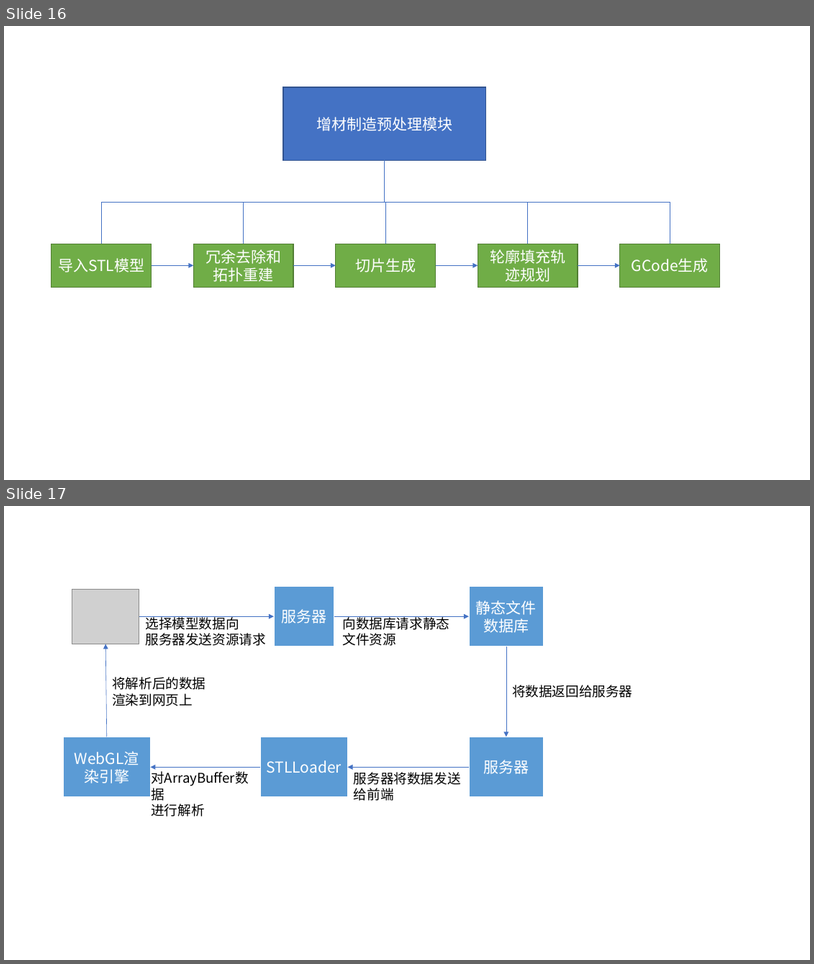
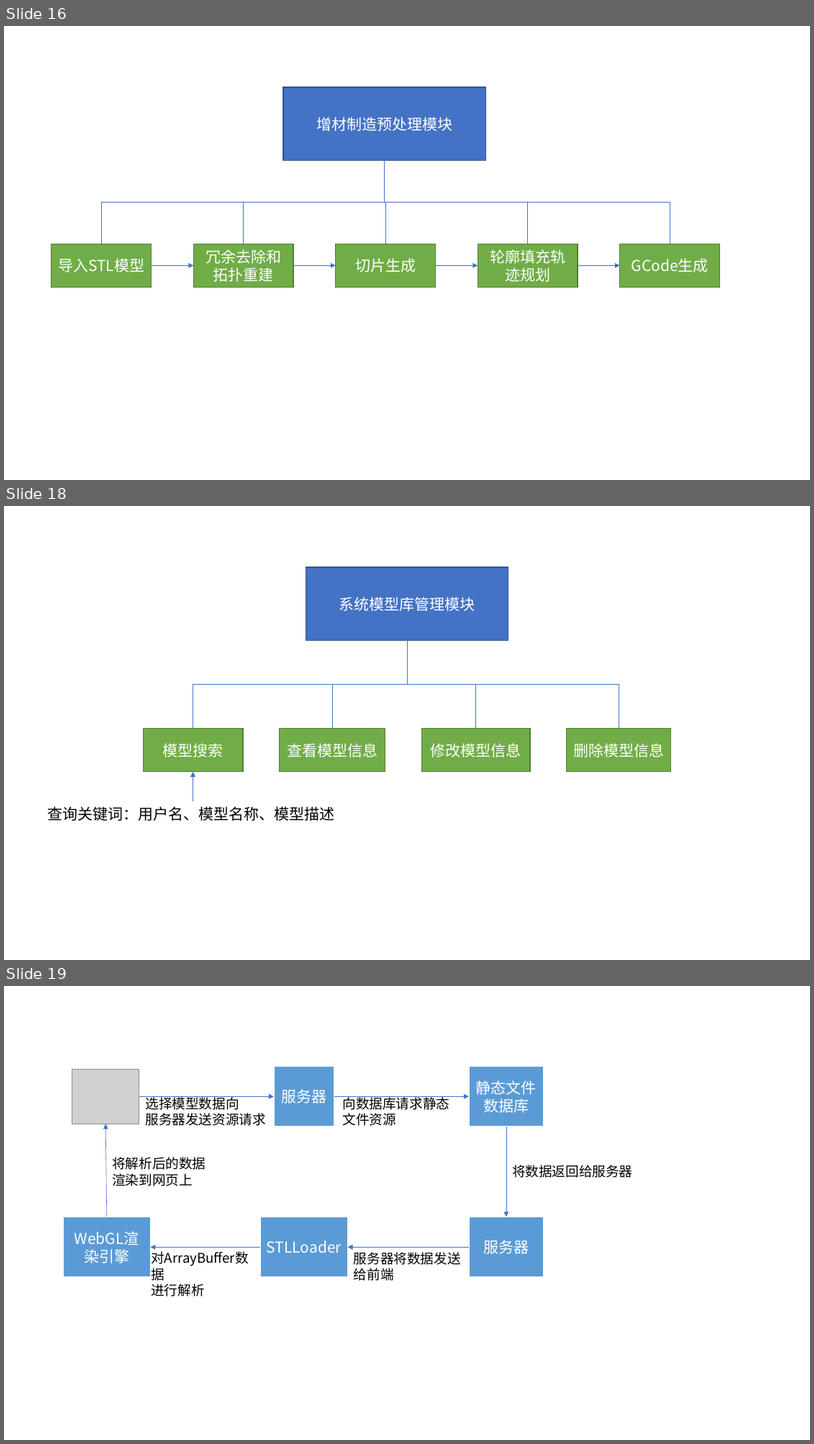
Before and after one commit to WutBottle/2021dissertation, a slide deck: 论文涉及图片.pptx. Shown one above the other, each under a label of ours: slides 16 and 17 before the commit, slides 16, 18 and 19 after it; the slides between them are not shown. The pictures are 814x964 and 814x1444 pixels, drawn with LibreOffice and Linux fonts; fonts in the diff are those of the drawing; grey boxes stand for pictures. Boxes give left, top, right and bottom in pixels: in the first picture for what was removed or moved away, otherwise in the second. Text is boxed around its words. In the diff, an @@ line names an element or a change of style, - is before the commit and + after.

Commit message:
系统测试开始

```diff
--- a/论文涉及图片.pptx
+++ b/论文涉及图片.pptx
@@ slide 18 added at [4,506,810,960], background #FFFFFF @@
@@ rectangle added at [306,567,509,641], fill #4472C4, outline #325491 1 pt, 18 pt, text #FFFFFF @@
+系统模型库管理模块
@@ elbow line added from (407, 641) to (193, 728), #4472C4 0.5 pt @@
@@ elbow line added from (407, 641) to (332, 728), #4472C4 0.5 pt @@
@@ elbow line added from (407, 641) to (476, 728), #4472C4 0.5 pt @@
@@ elbow line added from (407, 641) to (619, 728), #4472C4 0.5 pt @@
@@ group added at [143,728,672,772]: 4 rectangles @@
+模型搜索
+查看模型信息
+修改模型信息
+删除模型信息
@@ arrow added from (193, 801) to (193, 772), #4472C4 0.5 pt @@
@@ text added at [48,806,335,821], 18 pt, text #000000 @@
+查询关键词：用户名、模型名称、模型描述
@@ what was slide 17 is now slide 19 @@
```
Also in this commit, not shown: 2 other slides added, 1 other file.
